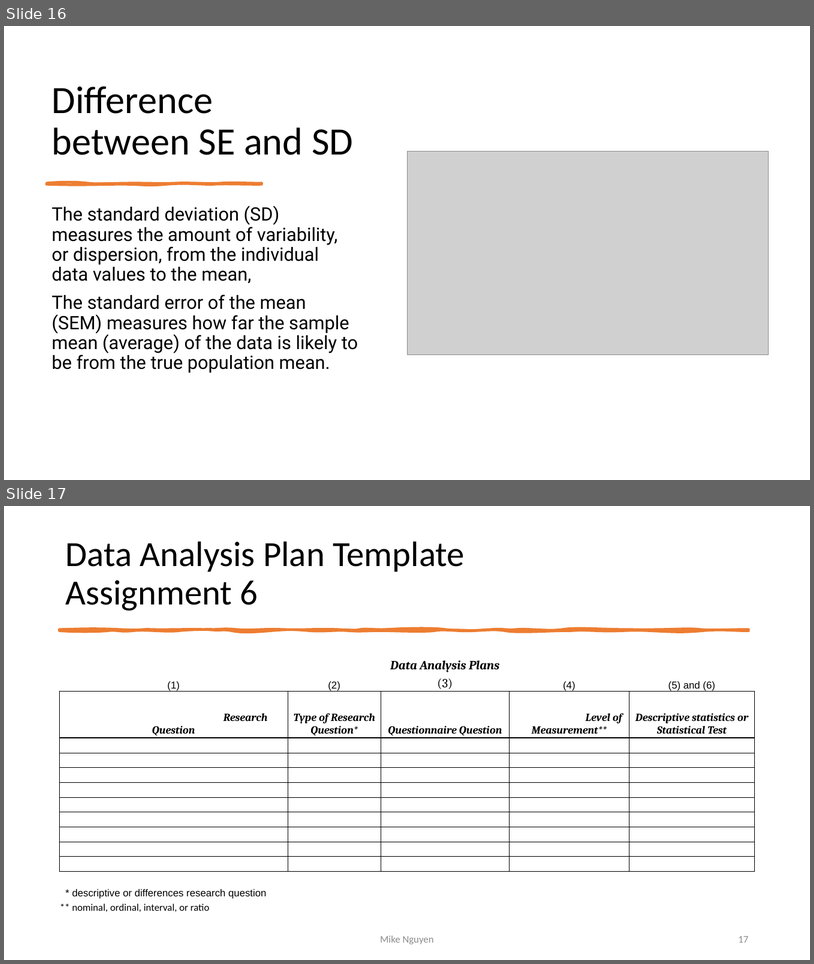
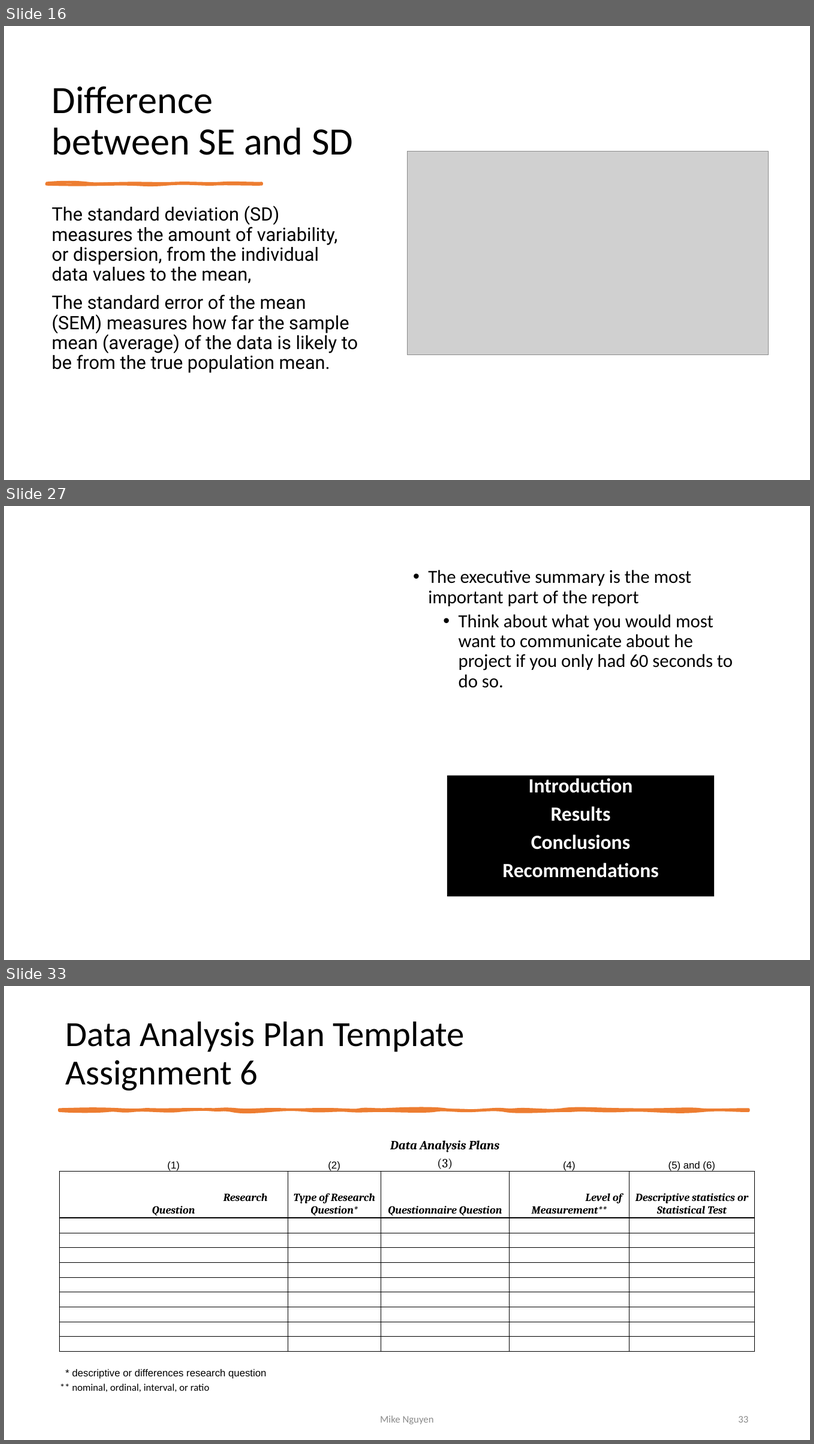
Before and after one commit to mikenguyen13/mar4050, a slide deck: lectures/10/1_Data Analysis.pptx. Shown one above the other, each under a label of ours: slides 16 and 17 before the commit, slides 16, 27 and 33 after it; the slides between them are not shown. The pictures are 814x964 and 814x1444 pixels, drawn with LibreOffice and Linux fonts; fonts in the diff are those of the drawing; grey boxes stand for pictures. Boxes give left, top, right and bottom in pixels: in the first picture for what was removed or moved away, otherwise in the second. Text is boxed around its words. In the diff, an @@ line names an element or a change of style, - is before the commit and + after.

```diff
--- a/lectures/10/1_Data Analysis.pptx
+++ b/lectures/10/1_Data Analysis.pptx
@@ slide 27 added at [4, 506, 810, 960], background #FFFFFF @@
@@ text added at [428, 570, 733, 688], 22 pt, text #000000 @@
+• The executive summary is the most important part of the report
+  • Think about what you would most want to communicate about he project if you only had 60 seconds to do so.
@@ rectangle added at [447, 775, 715, 896], fill #000000, 24 pt, text #FFFFFF, bold @@
+Introduction
+Results
+Conclusions
+Recommendations
@@ what was slide 17 is now slide 33 @@
@@ page number at [738, 1416, 749, 1422]: text changed @@
-17
+33
```
Also in this commit, not shown: 15 other slides added, 8 other files.
